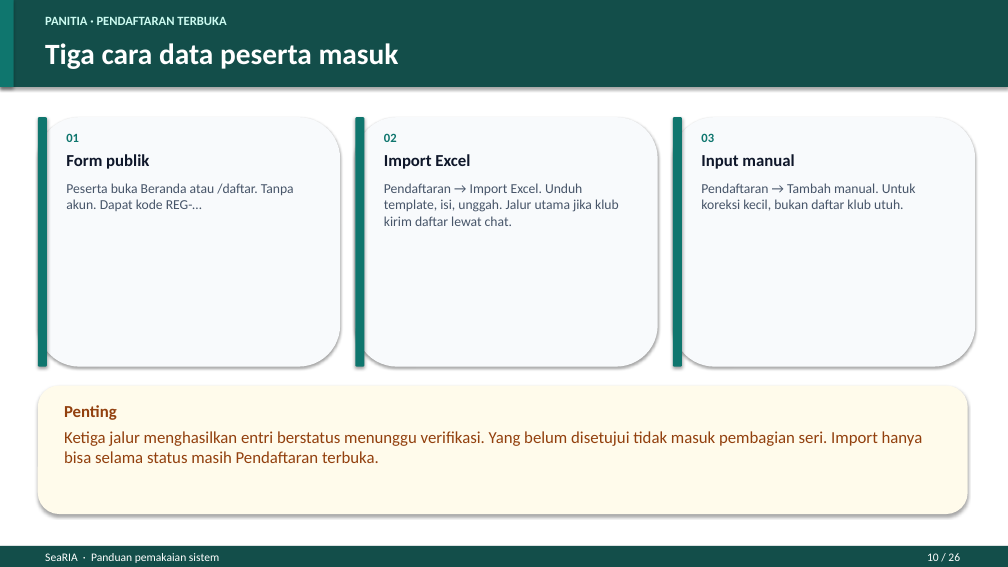
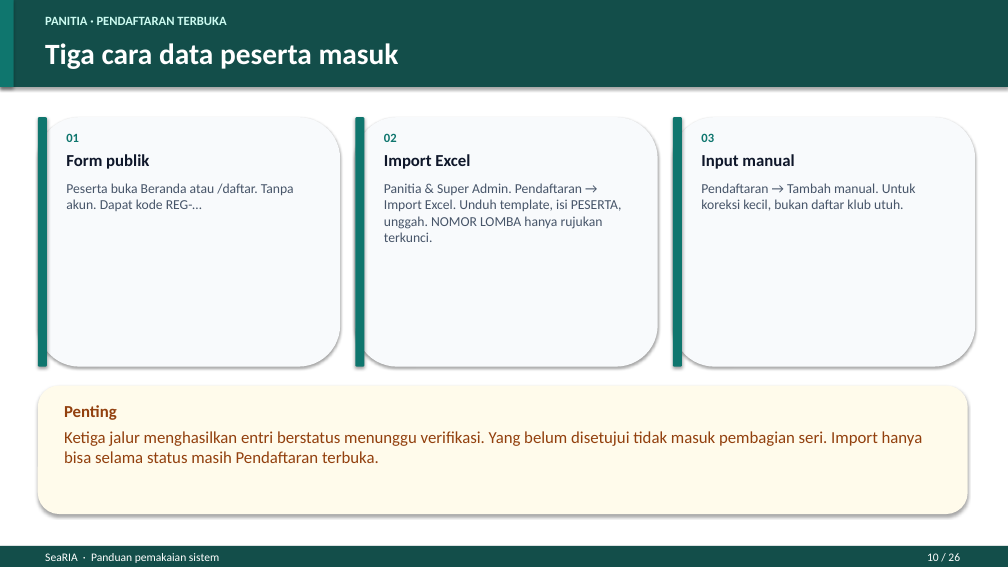
Before and after one commit to arroofi07/searia, a slide deck: slide 10 of docs/panduan-pemakaian-searia.pptx. Drawn at 1008x567 pixels with LibreOffice and Linux fonts; fonts in the diff are those of the drawing. Boxes give left, top, right and bottom in pixels: in the first picture for what was removed or moved away, otherwise in the second. Text is boxed around its words. In the diff, an @@ line names an element or a change of style, - is before the commit and + after.

Commit message:
Add event program import functionality and related components
- Introduced the `ImportEventProgram` action to handle the import of event programs from Excel and CSV files, including validation for required columns and row limits.
- Created `EventProgramRow` data transfer object to encapsulate event program data.
- Developed `EventProgramExport` and associated sheets for exporting event program templates, enhancing user experience for competition management.
- Implemented `EventProgramParser` service to parse event details such as event numbers, genders, and groups from the imported data.
- Added `ImportEventProgramRequest` for request validation during the import process.
- Updated `EventController` to include methods for importing event programs and downloading templates.
- Enhanced views to support the new import functionality and provide clear instructions for users.
- Added tests to ensure the correctness of the import process and data handling.

This update significantly improves the event management capabilities by allowing bulk imports of event data, streamlining the setup process for competitions.

```diff
--- a/docs/panduan-pemakaian-searia.pptx
+++ b/docs/panduan-pemakaian-searia.pptx
@@ text at [384,183,622,242]: text changed @@
-Pendaftaran → Import Excel. Unduh template, isi, unggah. Jalur utama jika klub kirim daftar lewat chat.
+Panitia & Super Admin. Pendaftaran → Import Excel. Unduh template, isi PESERTA, unggah. NOMOR LOMBA hanya rujukan terkunci.
```
Also in this commit, not shown: 1 other slide changed, 20 other files.
